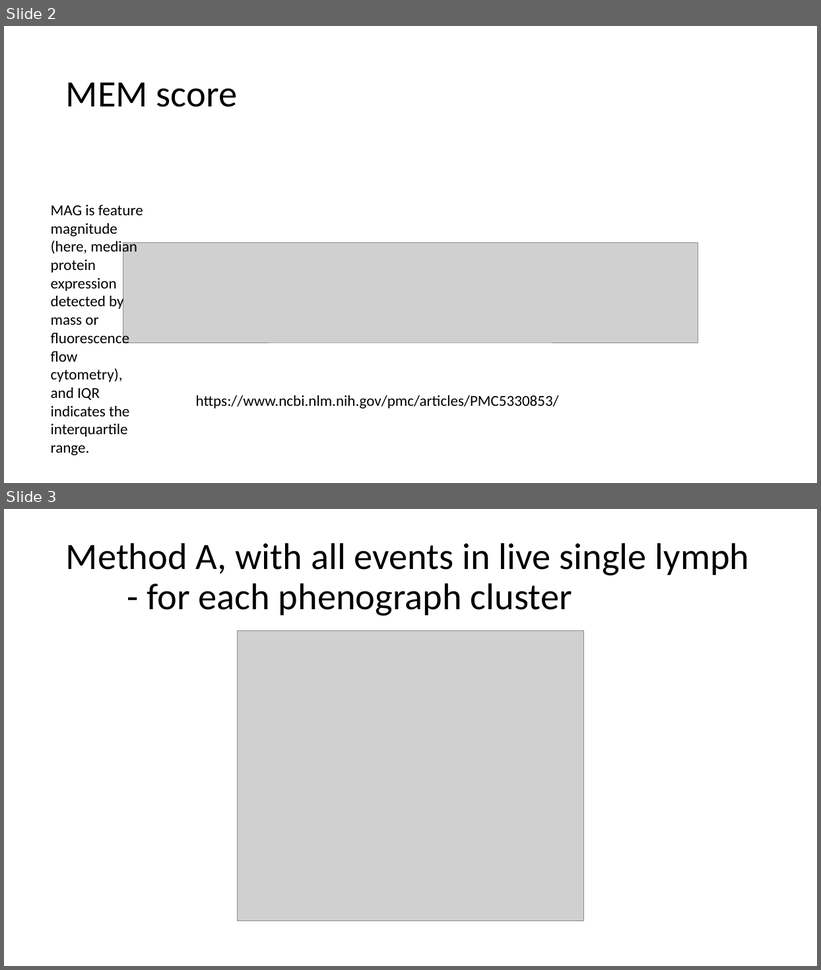
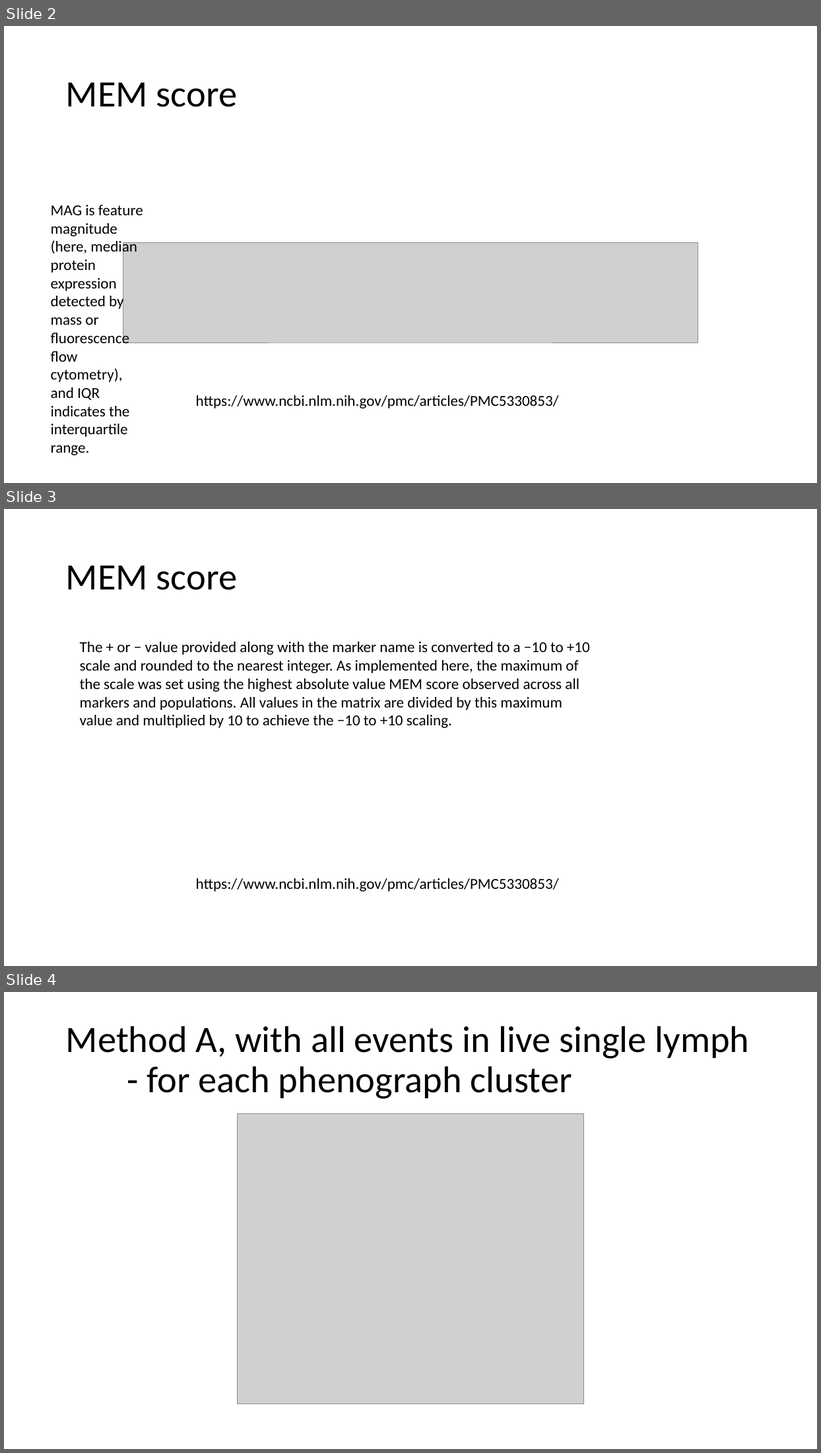
Before and after one commit to whilei/auto-fcs, a slide deck: explore/novel/notes/MEMNotes.pptx. Shown one above the other, each under a label of ours: slides 2 and 3 before the commit, slides 2, 3 and 4 after it. The pictures are 821x970 and 821x1453 pixels, drawn with LibreOffice and Linux fonts; fonts in the diff are those of the drawing; grey boxes stand for pictures. Boxes give left, top, right and bottom in pixels: in the first picture for what was removed or moved away, otherwise in the second. Text is boxed around its words. In the diff, an @@ line names an element or a change of style, - is before the commit and + after.

```diff
--- a/explore/novel/notes/MEMNotes.pptx
+++ b/explore/novel/notes/MEMNotes.pptx
@@ slide 3 added at [4, 509, 817, 966], background #FFFFFF @@
@@ title added at [66, 565, 237, 590], 44 pt, text #000000 @@
+MEM score
@@ text added at [80, 642, 590, 728], 18 pt, text #000000 @@
+The + or − value provided along with the marker name is converted to a −10 to +10 scale and rounded to the nearest integer. As implemented here, the maximum of the scale was set using the highest absolute value MEM score observed across all markers and populations. All values in the matrix are divided by this maximum value and multiplied by 10 to achieve the −10 to +10 scaling.
@@ text added at [196, 879, 559, 892], 18 pt, text #000000 @@
+https://www.ncbi.nlm.nih.gov/pmc/articles/PMC5330853/
@@ what was slide 3 is now slide 4 @@
```
Also in this commit, not shown: 2 other files.
